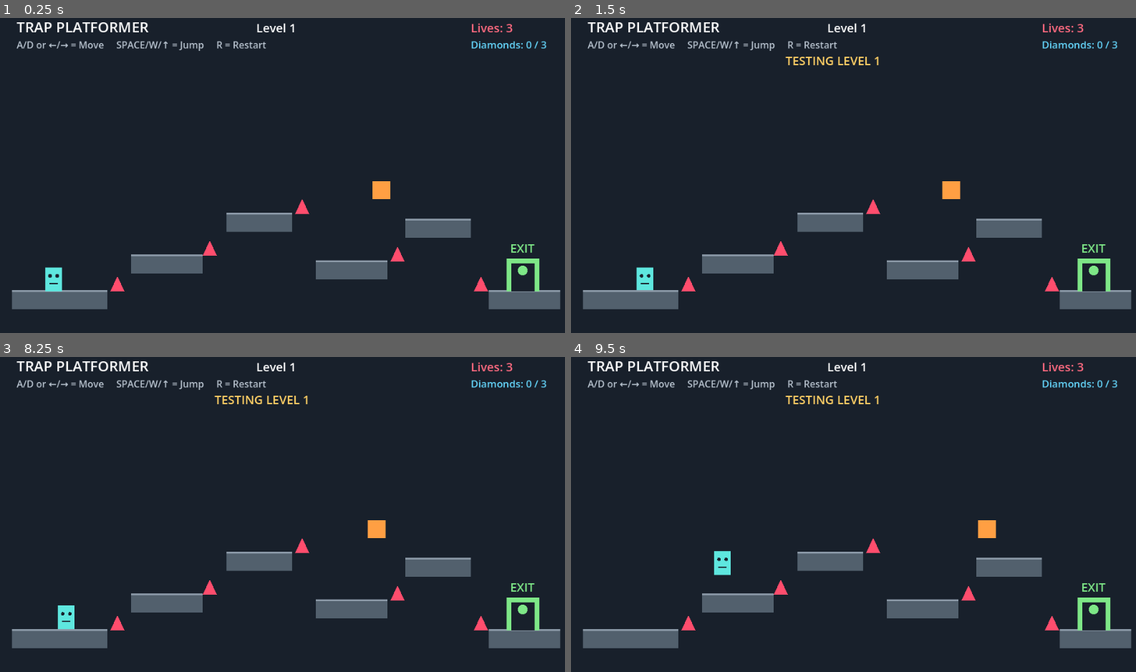
Above: before the commit, frames 1-4 (two rows, left to right).
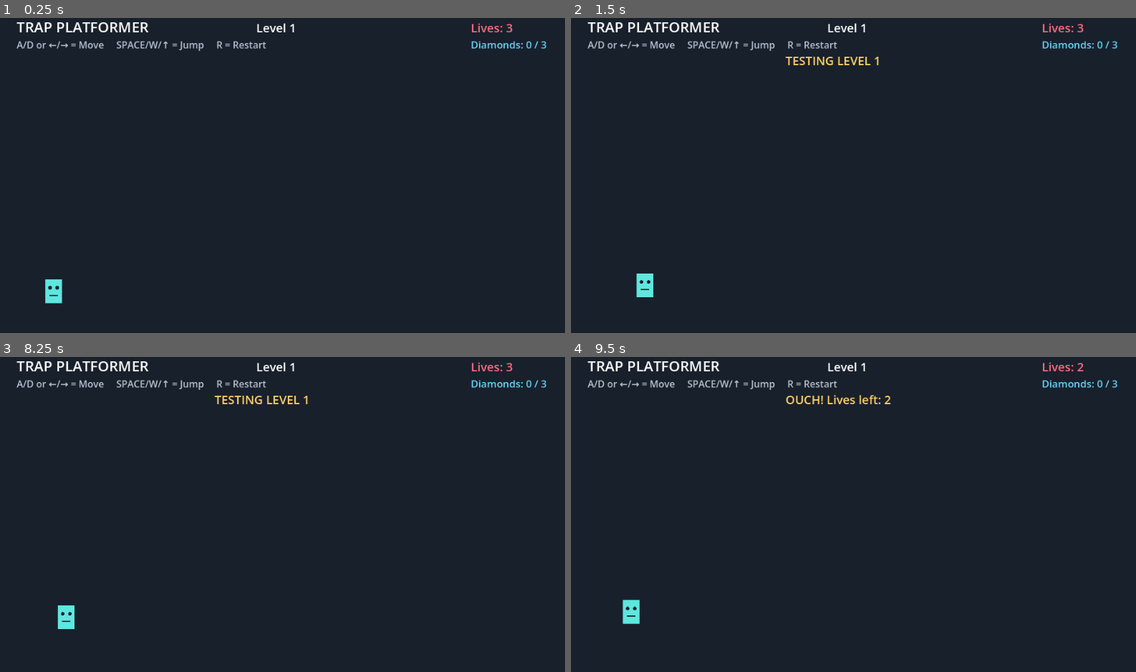
Above: after the commit, the same moments.

Repository: HimaBindhu-j/trap-platformer
Game: Godot game, scene res://Main.tscn
Same seed, same stepped clock (60 frames per second), same inputs: the game is played once before the commit and once after it.
Inputs:
- Up to frame 1 (0.25 s): no input
- Up to frame 2 (1.5 s): hold 1 0.53-1.28 s; hold D (move_right) from 0.53 s (still down); tap Space (jump) at 0.77 s; tap 2 at 1.35 s
- Up to frame 3 (8.25 s): tap Space (jump) at 1.52, 3.02, 3.77, 4.52, 6.02, 6.77, 7.52 s; release D (move_right) at 2.03 s; hold A (move_left) 2.03-2.78 s; hold 3 2.03-2.78 s; hold D (move_right) 2.78-4.28 s; tap 4 at 2.85 s; hold 5 3.53-4.28 s; hold A (move_left) 4.28-5.03 s; tap 6 at 4.35 s; hold D (move_right) 5.03-5.78 s; hold 7 5.03-5.78 s; hold A (move_left) 5.78-7.28 s; tap 8 at 5.85 s; hold 9 6.53-7.28 s; hold D (move_right) from 7.28 s (still down); tap 0 at 7.35 s; hold 1 from 8.03 s (still down)
- Up to frame 4 (9.5 s): keep holding D (move_right); release 1 at 8.78 s; tap 2 at 8.85 s; tap Space (jump) at 9.02 s

The runs differ from the first frame. In frame 1, 5.8% of the frame differs, in the area x 2-100%, y 51-93%; in frame 2, 5.8%; in frame 3, 5.7%; in frame 4, 6.5%, in the area x 2-100%, y 1-93%.
Error after the commit: Parse Error: Could not preload resource script "res://Trigger.gd". (res://Level.gd:34)

Commit message:
Add invisible trigger system

Diff:
--- a/trap_platformer/Level.gd
+++ b/trap_platformer/Level.gd
@@ -29,6 +29,17 @@
 
 
 func _ready():
+
+	# Create invisible trigger
+	var trigger := preload("res://Trigger.gd").new()
+
+	trigger.position = Vector2(300, 430)
+
+	add_child(trigger)
+
+	trigger.triggered.connect(_on_level_triggered)
+
+
 	# Create platforms
 	for p in platforms:
 		var body := StaticBody2D.new()
@@ -42,6 +53,7 @@
 		body.add_child(shape)
 		add_child(body)
 
+
 	# Create spikes
 	for s in spikes:
 		var spike := Area2D.new()
@@ -58,6 +70,7 @@
 
 		spike.body_entered.connect(_on_spike_body_entered)
 
+
 	# Create horizontal moving trap
 	moving_trap = Area2D.new()
 
@@ -75,6 +88,7 @@
 
 	moving_trap.body_entered.connect(_on_moving_trap_body_entered)
 
+
 	# Create exit
 	exit_area = Area2D.new()
 
@@ -98,6 +112,7 @@
 
 
 func _process(delta):
+
 	if moving_trap == null:
 		return
 
@@ -123,6 +138,7 @@
 
 
 func _enable_exit():
+
 	await get_tree().create_timer(0.3).timeout
 
 	exit_enabled = true
@@ -131,22 +147,31 @@
 		exit_area.monitoring = true
 
 
+func _on_level_triggered(player):
+
+	print("INVISIBLE TRIGGER ACTIVATED!")
+
+
 func _on_spike_body_entered(body):
+
 	if body.name == "Player":
 		get_parent().kill_player()
 
 
 func _on_moving_trap_body_entered(body):
+
 	if body.name == "Player":
 		get_parent().kill_player()
 
 
 func _on_exit_body_entered(body):
+
 	if body.name == "Player" and exit_enabled:
 		get_parent().win_level()
 
 
 func _draw():
+
 	# Platforms
 	for p in platforms:
 		draw_rect(
@@ -161,10 +186,11 @@
 			3
 		)
 
+
 	# Spikes
 	for s in spikes:
 		var pts = PackedVector2Array([
-			s + Vector2(0, 0),
+			s,
 			s + Vector2(12, -25),
 			s + Vector2(24, 0)
 		])
@@ -173,6 +199,7 @@
 			pts,
 			Color("#ff4d6d")
 		)
+
 
 	# Horizontal moving trap
 	if moving_trap != null:
@@ -184,6 +211,7 @@
 			Color("#ff9f43")
 		)
 
+
 	# Exit
 	draw_rect(
 		Rect2(850, 415, 55, 55),
--- /dev/null
+++ b/trap_platformer/Trigger.gd
@@ -0,0 +1,57 @@
+extends Area2D
+
+signal triggered(player)
+
+var activated := false
+
+
+func _ready():
+	body_entered.connect(_on_body_entered)
+
+
+func _on_body_entered(body):
+	if body.name != "Player":
+		return
+
+	if activated:
+		returnextends Area2D
+
+signal triggered(player)
+
+var activated := false
+
+
+func _ready():
+
+	monitoring = true
+	collision_layer = 0
+	collision_mask = 1
+
+	var collision := CollisionShape2D.new()
+	var shape := RectangleShape2D.new()
+
+	shape.size = Vector2(80, 120)
+
+	collision.shape = shape
+
+	add_child(collision)
+
+	body_entered.connect(_on_body_entered)
+
+
+func _on_body_entered(body):
+
+	print("Trigger detected: ", body.name)
+
+	if body.name != "Player":
+		return
+
+	if activated:
+		return
+
+	activated = true
+
+	triggered.emit(body)
+
+	activated = true
+	triggered.emit(body)
Not shown, added: trap_platformer/Trigger.gd.uid
